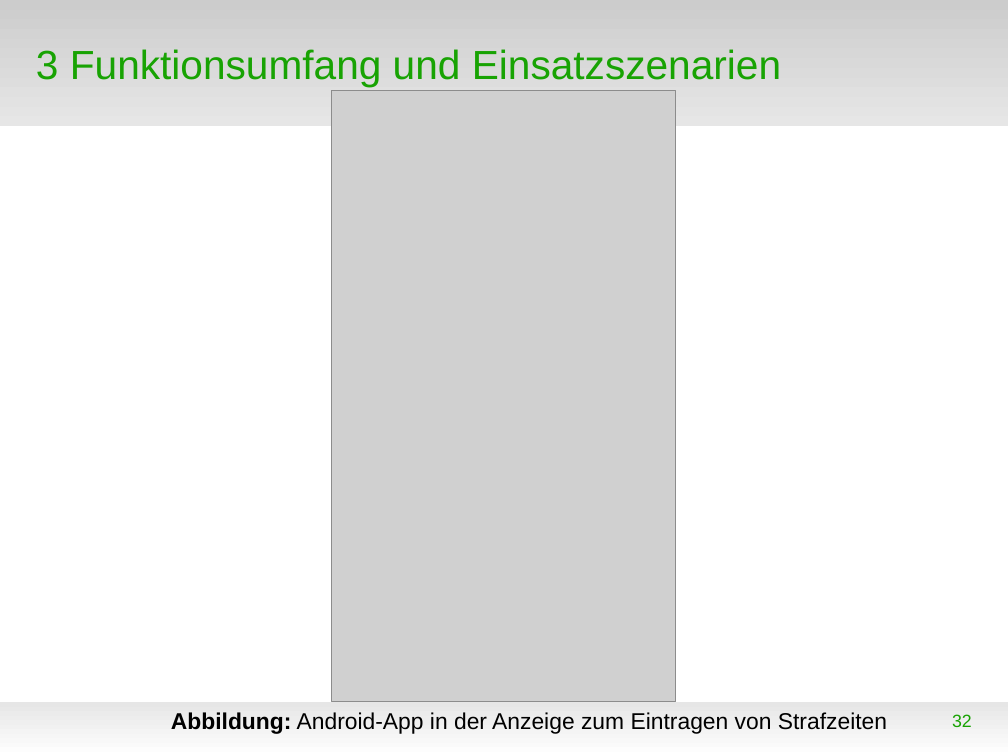
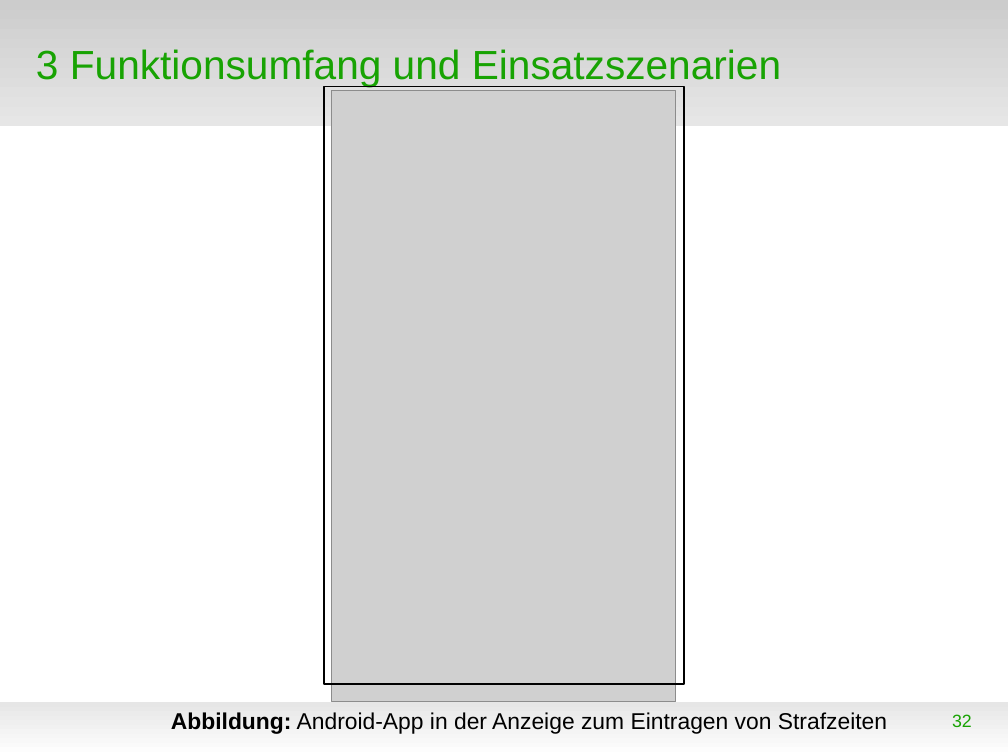
Before and after one commit to WorldofJARcraft/Kanu-s.a.M., a slide deck: slide 32 of Präsentation/Präsentation.odp. Drawn at 1008x756 pixels with LibreOffice and Linux fonts; fonts in the diff are those of the drawing; grey boxes stand for pictures; background and template pictures are left out. Boxes give left, top, right and bottom in pixels: in the first picture for what was removed or moved away, otherwise in the second. Text is boxed around its words. In the diff, an @@ line names an element or a change of style, - is before the commit and + after.

```diff
--- a/Präsentation/Präsentation.odp
+++ b/Präsentation/Präsentation.odp
@@ rectangle added at bbox=[324, 86, 684, 684], outline #000000 0.99 pt @@
```
Also in this commit, not shown: 11 other slides changed, 9 slides added, 20 other files.
